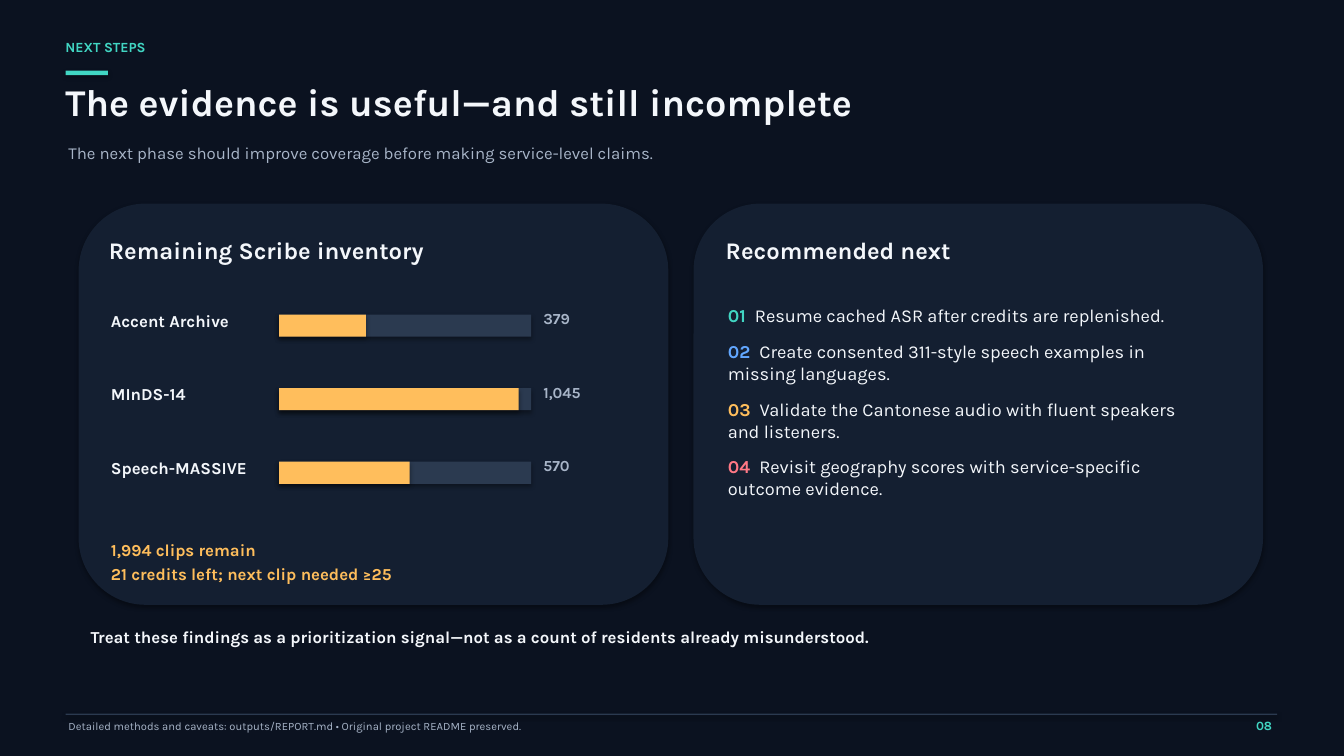
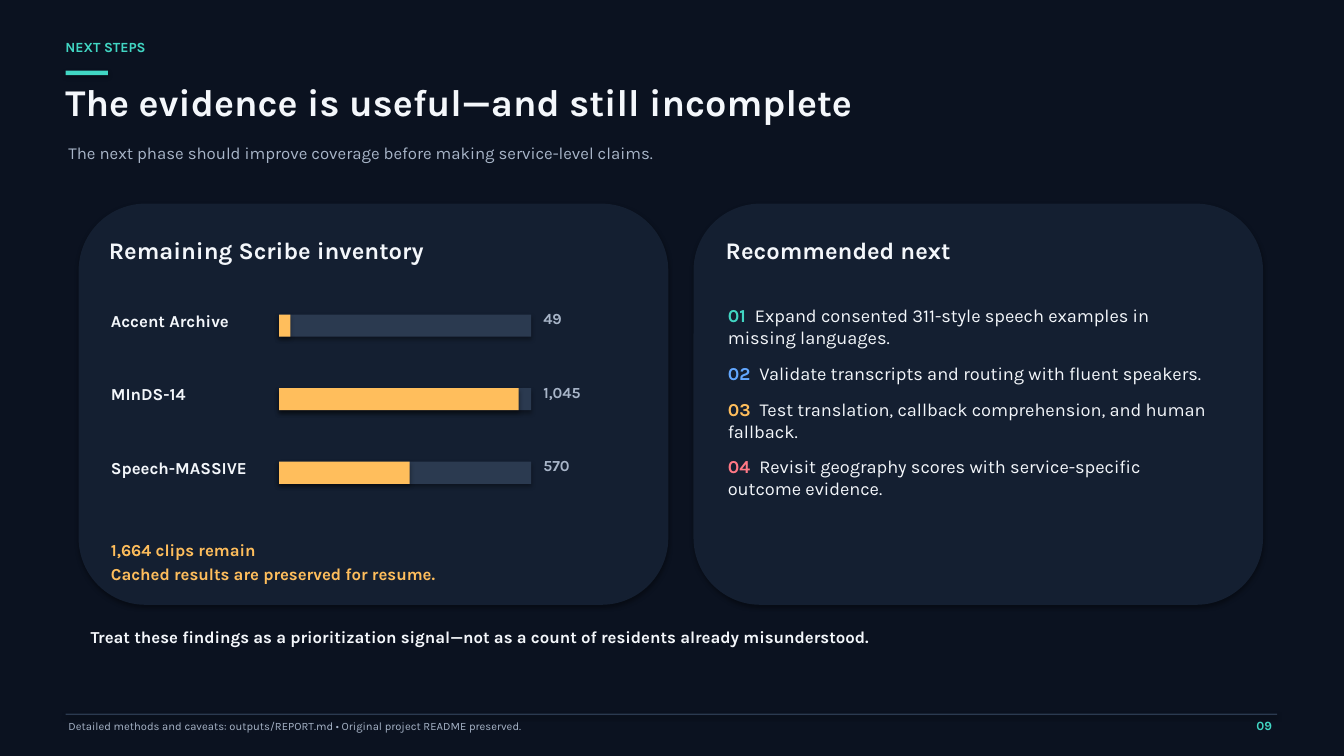
Before and after one commit to davyjones1210/ElevenLabs-Track---Mississauga-Unheard, a slide deck: slide 9 of slides/Mississauga_Unheard_Findings.pptx (slide 8 before the commit). Drawn at 1344x756 pixels with LibreOffice and Linux fonts; fonts in the diff are those of the drawing. Boxes give left, top, right and bottom in pixels: in the first picture for what was removed or moved away, otherwise in the second. Text is boxed around its words. In the diff, an @@ line names an element or a change of style, - is before the commit and + after.

```diff
--- a/slides/Mississauga_Unheard_Findings.pptx
+++ b/slides/Mississauga_Unheard_Findings.pptx
@@ rectangle: place and size @@
-rectangle at [279,315,366,337]
+rectangle at [279,315,290,337]
@@ text at [543,314,562,324]: text changed @@
-379
+49
@@ text at [728,309,1206,438]: text changed @@
-01 Resume cached ASR after credits are replenished.
-02 Create consented 311-style speech examples in missing languages.
-03 Validate the Cantonese audio with fluent speakers and listeners.
+01 Expand consented 311-style speech examples in missing languages.
+02 Validate transcripts and routing with fluent speakers.
+03 Test translation, callback comprehension, and human fallback.
@@ text at [111,544,435,584]: text changed @@
-1,994 clips remain
-21 credits left; next clip needed ≥25
+1,664 clips remain
+Cached results are preserved for resume.
```
Also in this commit, not shown: 4 other slides changed, 1 slide added, 12 other files.
